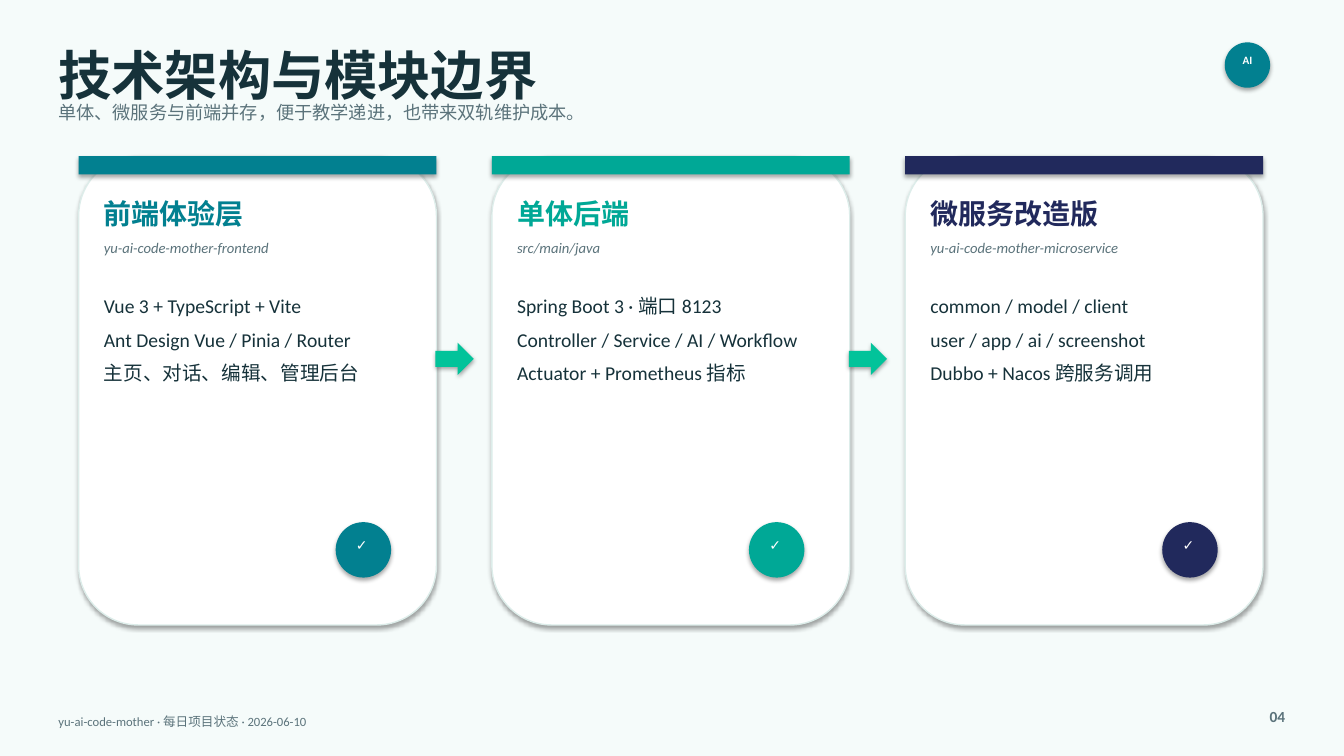
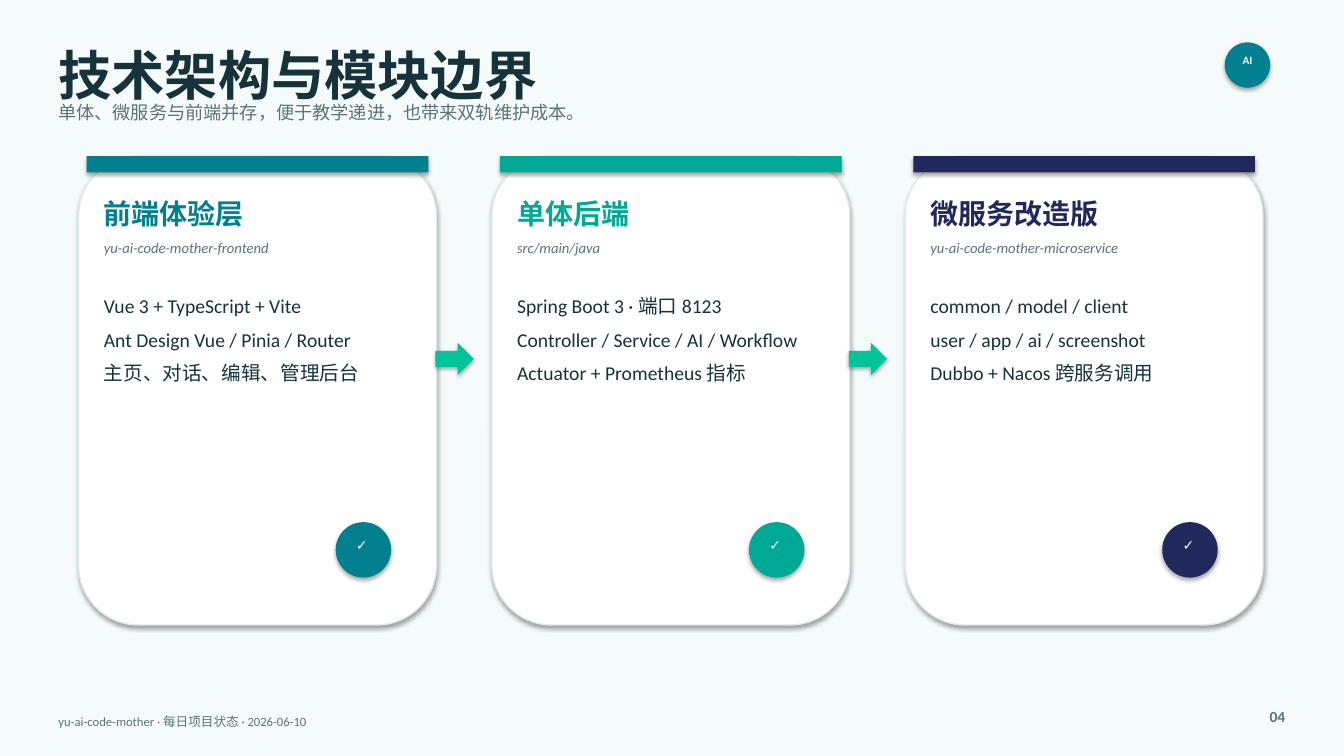
Before and after one commit to liyupi/yu-ai-code-mother, a slide deck: slide 4 of docs/reports/project-status-2026-06-10.pptx. Drawn at 1344x756 pixels with LibreOffice and Linux fonts; fonts in the diff are those of the drawing. Boxes give left, top, right and bottom in pixels: in the first picture for what was removed or moved away, otherwise in the second. Text is boxed around its words. In the diff, an @@ line names an element or a change of style, - is before the commit and + after.

```diff
--- a/docs/reports/project-status-2026-06-10.pptx
+++ b/docs/reports/project-status-2026-06-10.pptx
@@ rectangle: place and size @@
-rectangle at [79, 156, 437, 174]
+rectangle at [87, 156, 429, 172]
@@ rectangle: place and size @@
-rectangle at [492, 156, 850, 174]
+rectangle at [500, 156, 842, 172]
@@ rectangle: place and size @@
-rectangle at [905, 156, 1263, 174]
+rectangle at [913, 156, 1255, 172]
```
Also in this commit, not shown: 10 other slides changed.
